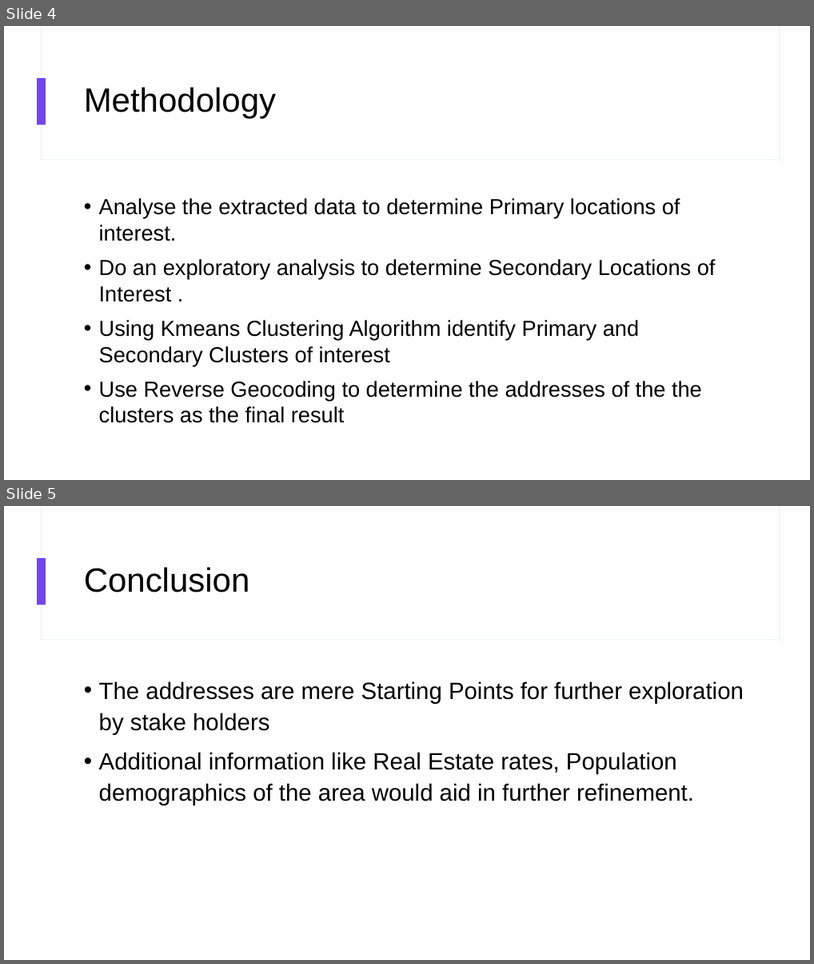
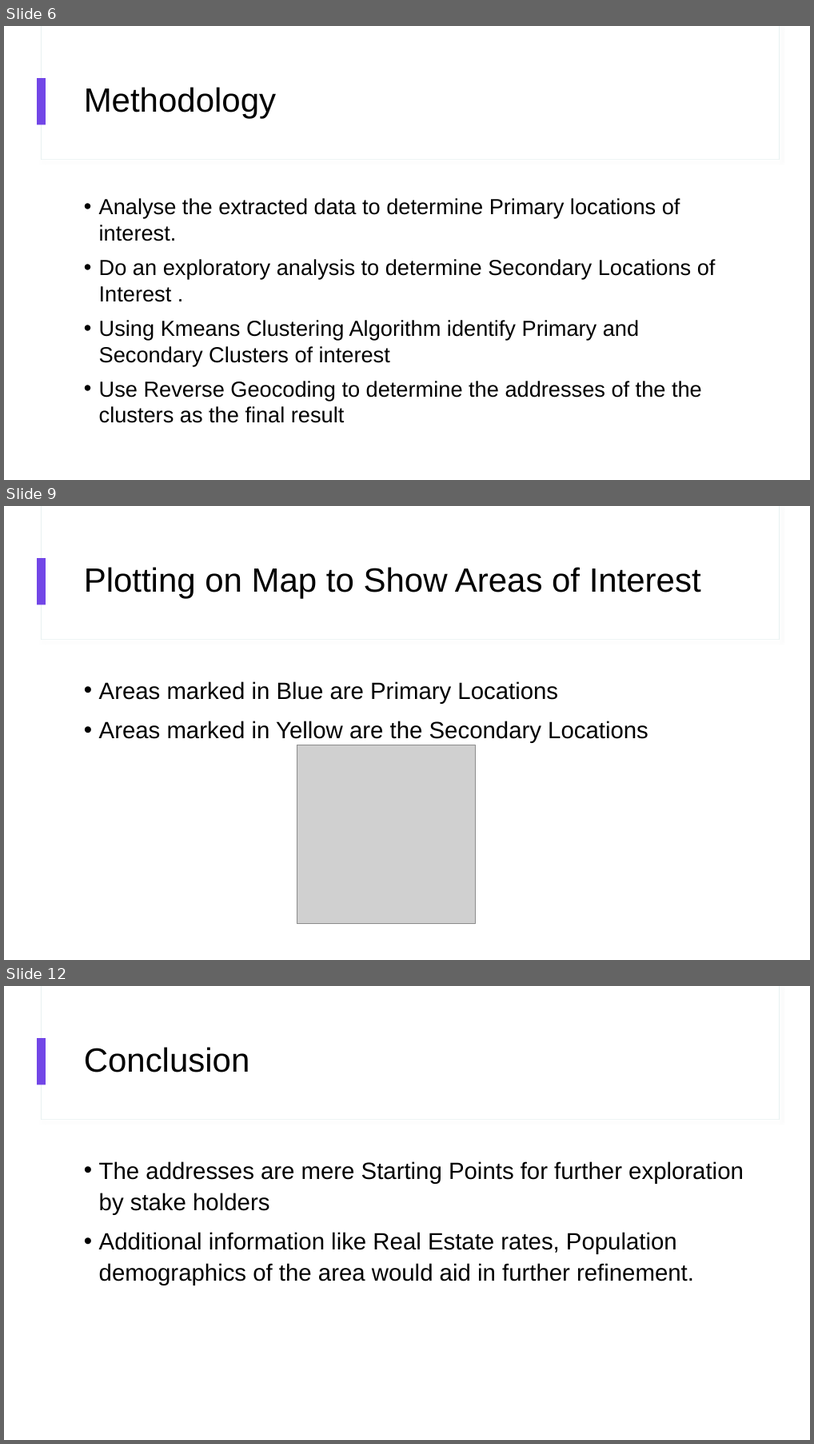
Before and after one commit to SwapneelPM/Coursera_Capstone, a slide deck: Battle of Neighborhoods.pptx. Shown one above the other, each under a label of ours: slides 4 and 5 before the commit, slides 6, 9 and 12 after it; the slides between them are not shown. The pictures are 814x964 and 814x1444 pixels, drawn with LibreOffice and Linux fonts; fonts in the diff are those of the drawing; grey boxes stand for pictures. Boxes give left, top, right and bottom in pixels: in the first picture for what was removed or moved away, otherwise in the second. Text is boxed around its words. In the diff, an @@ line names an element or a change of style, - is before the commit and + after.

```diff
--- a/Battle of Neighborhoods.pptx
+++ b/Battle of Neighborhoods.pptx
@@ slide 9 added at (4, 506, 810, 960), background #FFFFFF; not listed: 3 template elements that a slide beside it also shows @@
@@ title added at (84, 567, 702, 599), 40 pt, text #000000 @@
+Plotting on Map to Show Areas of Interest
@@ text added at (99, 681, 649, 743), 28 pt, text #000000 @@
+• Areas marked in Blue are Primary Locations
+• Areas marked in Yellow are the Secondary Locations
@@ picture added at (298, 745, 476, 924) @@
@@ what was slide 4 is now slide 6 @@
@@ what was slide 5 is now slide 12 @@
```
Also in this commit, not shown: 6 other slides added, 1 other file.
